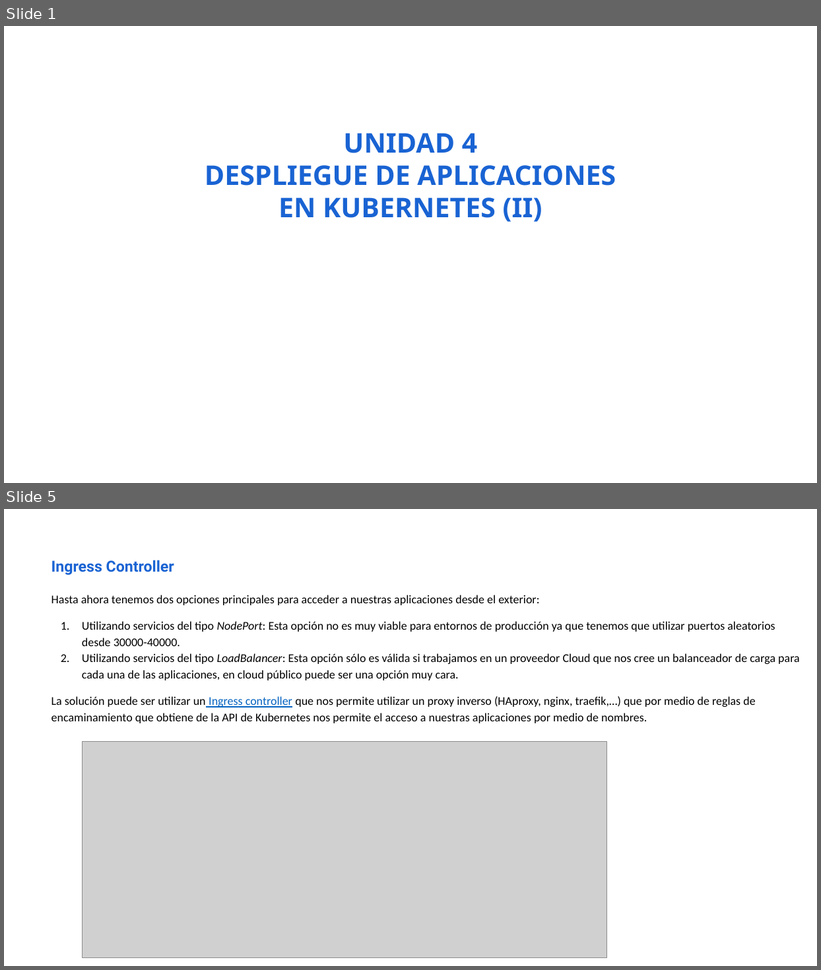
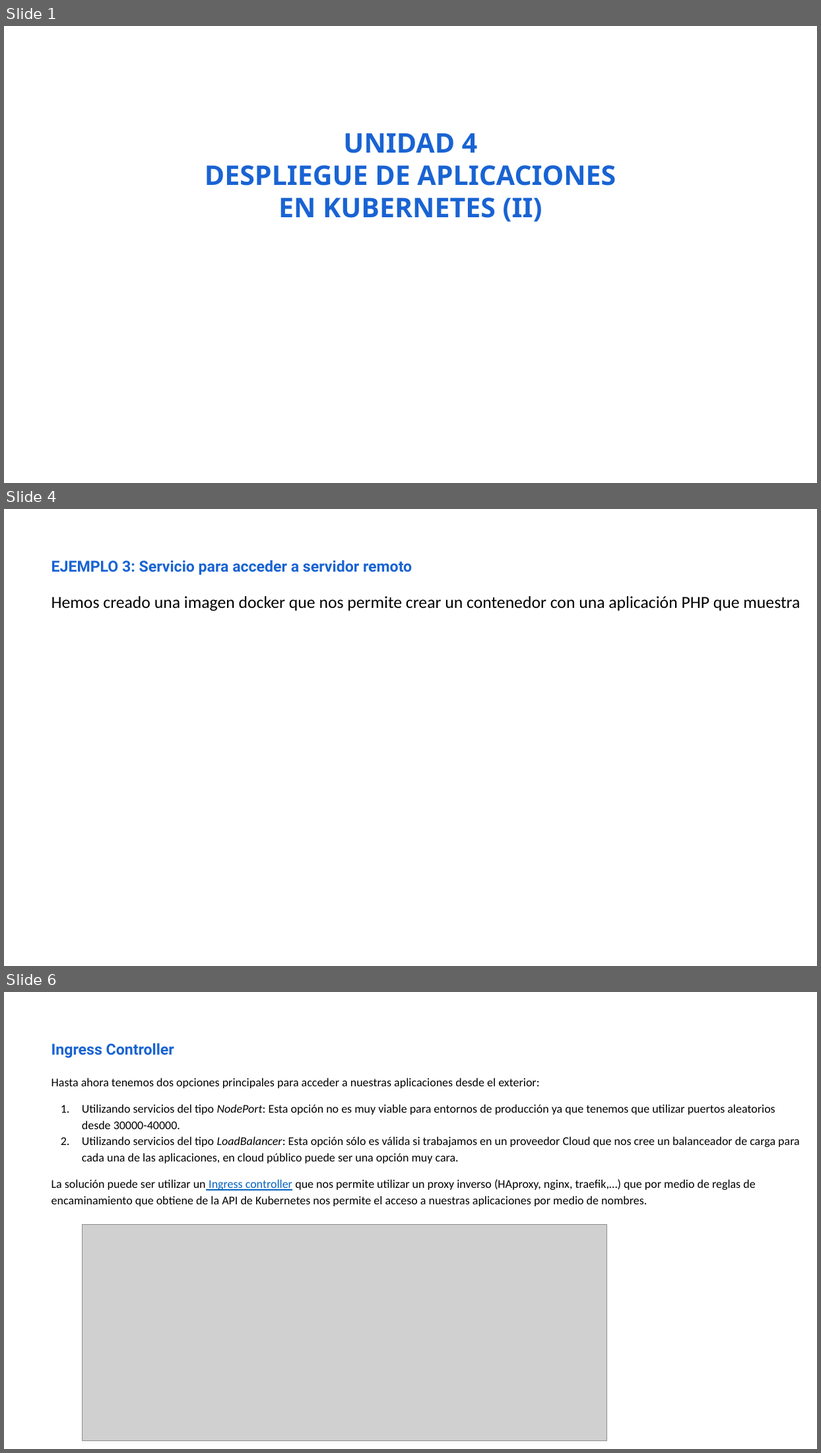
Before and after one commit to iesgn/curso_kubernetes_2020, a slide deck: unidad4/presentacion_unidad4.odp. Shown one above the other, each under a label of ours: slides 1 and 5 before the commit, slides 1, 4 and 6 after it; the slides between them are not shown. The pictures are 821x970 and 821x1453 pixels, drawn with LibreOffice and Linux fonts; fonts in the diff are those of the drawing; grey boxes stand for pictures. Boxes give left, top, right and bottom in pixels: in the first picture for what was removed or moved away, otherwise in the second. Text is boxed around its words. In the diff, an @@ line names an element or a change of style, - is before the commit and + after.

Commit message:
Reordeno ejemplos unidad 4

```diff
--- a/unidad4/presentacion_unidad4.odp
+++ b/unidad4/presentacion_unidad4.odp
@@ slide 4 added at [4, 509, 817, 966], background #FFFFFF @@
@@ text added at [52, 560, 412, 575], 18 pt, text #1963D3, bold @@
+EJEMPLO 3: Servicio para acceder a servidor remoto
@@ text added at [52, 596, 800, 611], 20 pt, text #000000 @@
+Hemos creado una imagen docker que nos permite crear un contenedor con una aplicación PHP que muestra
@@ what was slide 5 is now slide 6 @@
```
Also in this commit, not shown: 4 slides changed, 22 other files.
